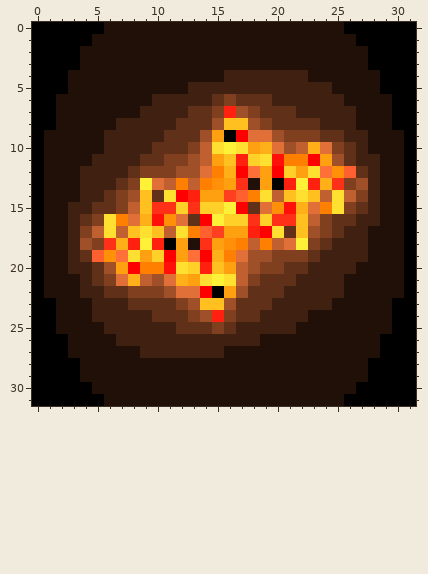
Pixel-art sprite: FractalCompressao/src/juliaFr.png. Above, as it was before the edit.
The file is 32x32 pixels.
After:
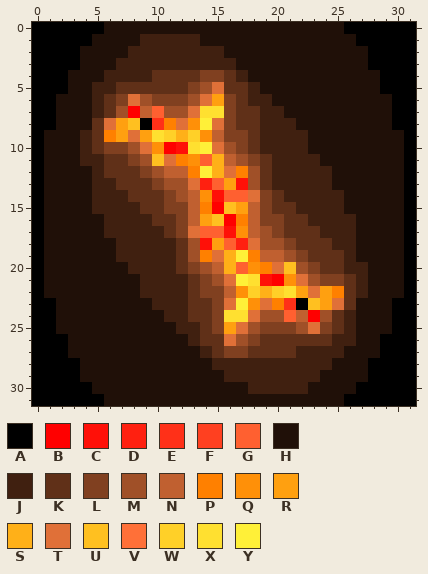
Palette (. is transparent): A #000000  B #ff0000  C #ff1008  D #ff2010  E #ff3018  F #ff4020  G #ff6030  H #201008  J #402010  K #603018  L #804020  M #a05028  N #c06030  P #ff8000  Q #ff9008  R #ffa010  S #ffb018  T #e07038  U #ffc020  V #ff7038  W #ffd028  X #ffe030  Y #fff038
From old to new:
Changed rows in their new state; - is an unchanged pixel.
first column x 3:
 1 ------JJJJJ---------------
 2 -----JJJJJJJJ-------------
 3 ----JJJJJJJJJJ------------
 4 ---JJJJKKKKLLK-HHHHH------
 5 --JJKKKKKKLMTKK-HHHHHH----
 6 --JKLTMLLLMTR--JJHHHHHH---
 7 --JKMBNGMMTXXLKKJJHHHHHH--
 8 --KTRUAEPTQYTLKKJJJHHHHH--
 9 -JKPRTRXWSWQNLLKJJJJHHHHH-
10 -JKLLMTQBCXYTMLKJJJJHHHHH-
11 -J-KKLMUTPQGSNMLKJJJJHHHHH
12 -H-KK--MNNPYSTPMKJJJJJHHHH
13 -H---KKLMMTDG-CMKJJJJJHHHH
14 -H-JJKK-LMNQCG-TLKJJJJJHHH
15 HHJJJJKKLLNPBURNLKKJJJJHHH
16 HHHJJJJKKLNRUBPNLLKKJJJJHH
17 HHHJJJJJKLT-GCQNML-KKJJ-H-
18 HHHHJJJJJKMC-GDTMMLKK---H-
19 HHHHJJJJJKMPTSYPNNM--KK-H-
20 HHHHHJJJJKLMNSGQPTUMLKK-J-
21 -HHHHHJJJJKLMTYXCBQTMLLKJ-
22 -HHHHHJJJJKLLNQWSWXRTRPKJ-
23 --HHHHHJJJKKLTYQTPEAURTK--
24 --HHHHHHJJKKLXXTMMGNBMKJ--
25 ---HHHHHHJJ--RTMLLLMTLKJ--
26 ----HHHHHH-KKTMLKKKKKKJJ--
27 ------HHHHH-KLLKKKKJJJJ---
28 ------------JJJJJJJJJJ----
29 -------------JJJJJJJJ-----
30 ---------------JJJJJ------
